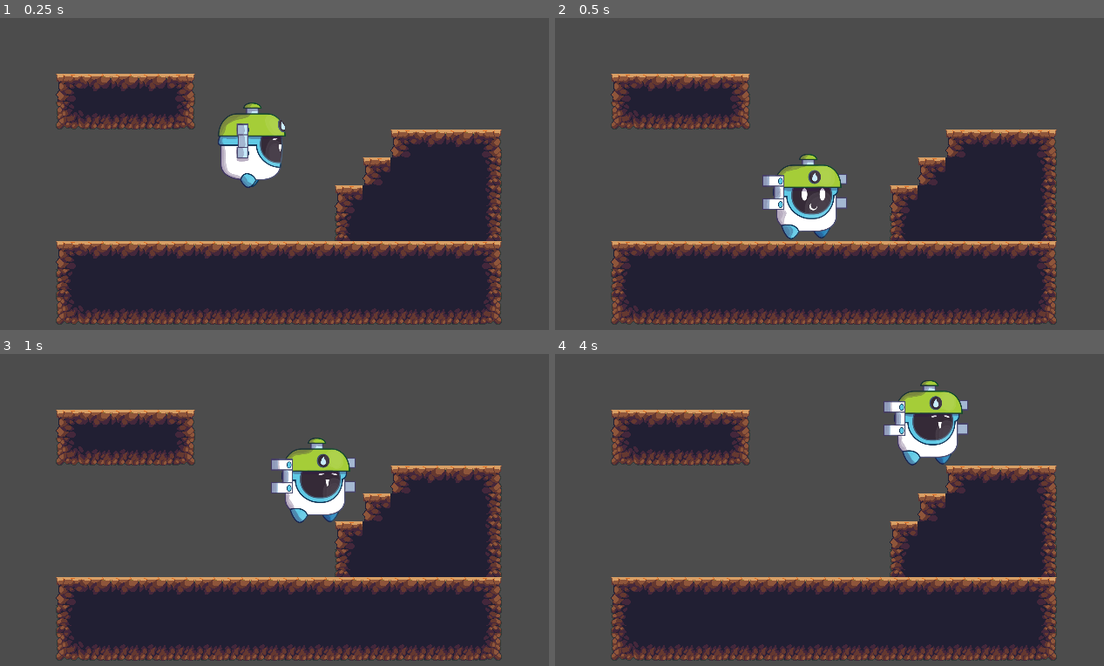
Above: before the commit, frames 1-4 (two rows, left to right).
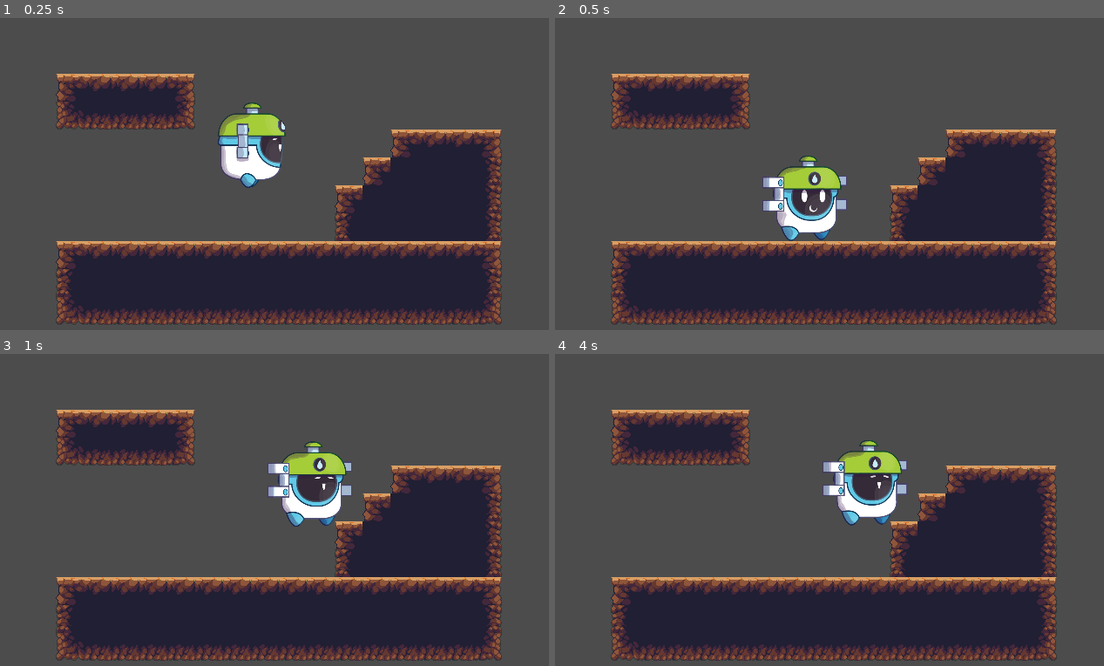
Above: after the commit, the same moments.

Repository: Bearsomez/Watery_Platformer
Game: Godot game, scene res://levels/lvtest.tscn
Same seed, same stepped clock (60 frames per second), same inputs: the game is played once before the commit and once after it.
Inputs:
- Up to frame 1 (0.25 s): no input
- Up to frame 2 (0.5 s): no input
- Up to frame 3 (1 s): hold Right (ui_right) from 0.53 s (still down); tap Up (ui_up) at 0.77 s
- Up to frame 4 (4 s): tap Up (ui_up) at 1.52, 3.02, 3.77 s; release Right (ui_right) at 2.03 s; hold Left (ui_left) 2.03-2.78 s; hold Right (ui_right) from 2.78 s (still down)

Frame 1 is identical in both runs. In frame 2, 1.0% of the frame differs, in the area x 37-54%, y 43-72%; in frame 3, 2.0%; in frame 4, 5.2%, in the area x 48-76%, y 8-56%.

Commit message:
platforming changes, better hitbox

Diff:
--- a/characters/player.tscn
+++ b/characters/player.tscn
@@ -42,12 +42,6 @@
 "speed": 5.0
 } ]
 
-[sub_resource type="CapsuleShape2D" id=2]
-
-custom_solver_bias = 0.0
-radius = 36.595
-height = 22.3099
-
 [node name="player" type="KinematicBody2D" index="0"]
 
 position = Vector2( 0, 3.76308 )
@@ -70,7 +64,8 @@
 animation = "idle"
 _sections_unfolded = [ "Transform" ]
 
-[node name="CollisionShape2D" type="CollisionShape2D" parent="." index="1"]
+[node name="CollisionPolygon2D" type="CollisionPolygon2D" parent="." index="1"]
 
-position = Vector2( 1.16333, 5.57736 )
-shape = SubResource( 2 )
+position = Vector2( 0.662636, 2.32288 )
+build_mode = 0
+polygon = PoolVector2Array( 31.4864, 30.2148, 33.7505, 14.7432, 33.3731, -2.23771, 36.0146, -6.76596, 36.392, -11.2942, 39.7882, -11.6716, 34.5052, -29.0299, 24.3166, -35.8223, 12.6186, -37.3317, 9.38357, -36.9813, 8.46774, -42.992, 12.6186, -43.3693, 7.33567, -48.2749, -5.11703, -48.2749, -7.75851, -44.1241, -4.73968, -42.992, -5.07079, -36.6051, -18.3244, -36.577, -25.4942, -33.5581, -31.9092, -28.2752, -33.4186, -23.7469, -36.02, -15.7037, -37.1137, -4.99681, -35.6827, 5.30938, -34.1733, 24.1771, -28.513, 34.3657, -25.4942, 41.5354, -19.8338, 49.0825, -14.5509, 46.8184, -10.7773, 41.1581, -7.00379, 38.5166, 4.31684, 38.5166, 10.7319, 41.1581, 15.2601, 46.441, 19.411, 47.9504, 23.9393, 43.4222, 27.7128, 35.4977 )
--- a/levels/lvtest.tscn
+++ b/levels/lvtest.tscn
@@ -29,3 +29,4 @@
 [node name="player" parent="." index="1" instance=ExtResource( 2 )]
 
 position = Vector2( 288, 96 )
+acceleration = 25
Not shown: 1 places in characters/player.tscn that only renumber resources
